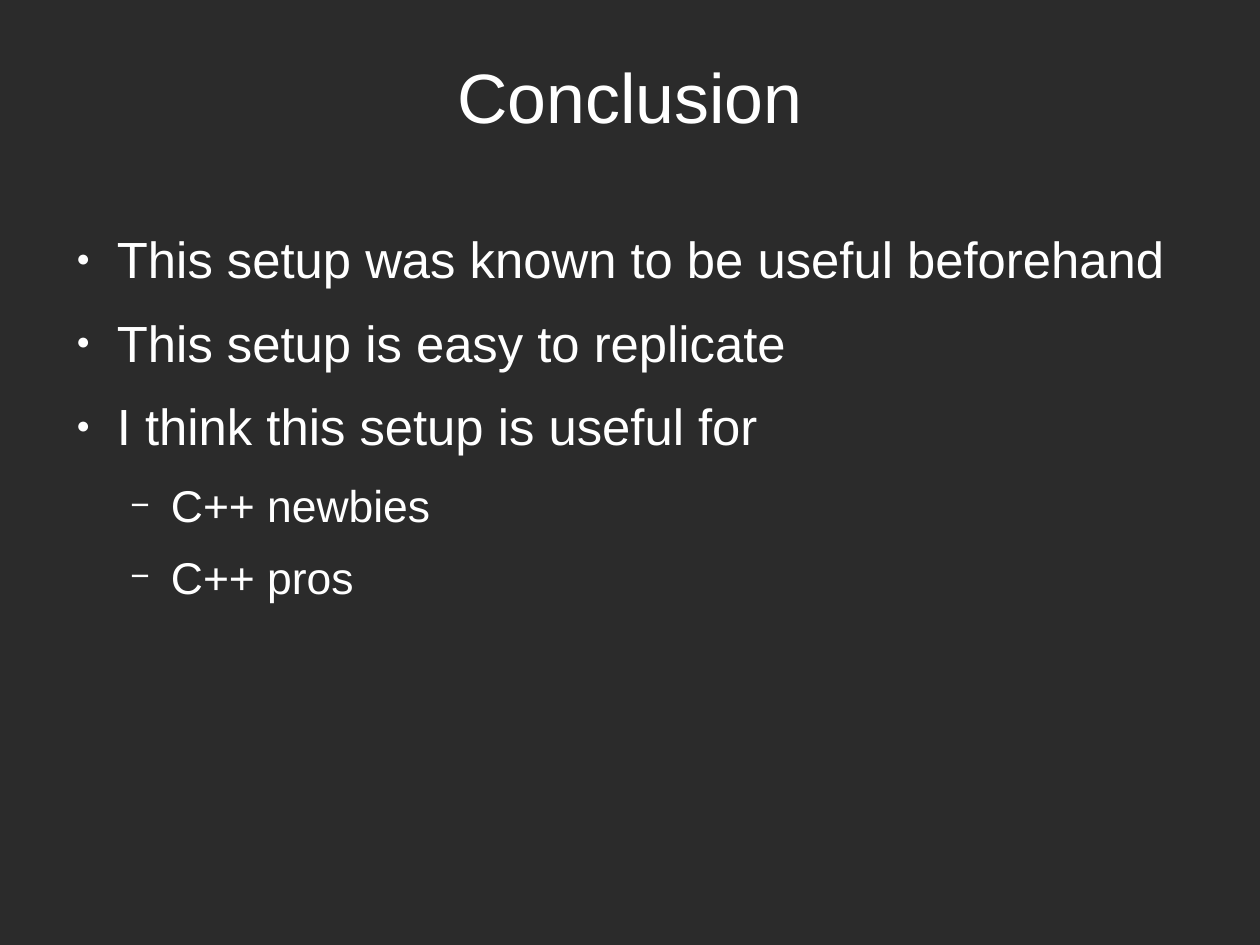
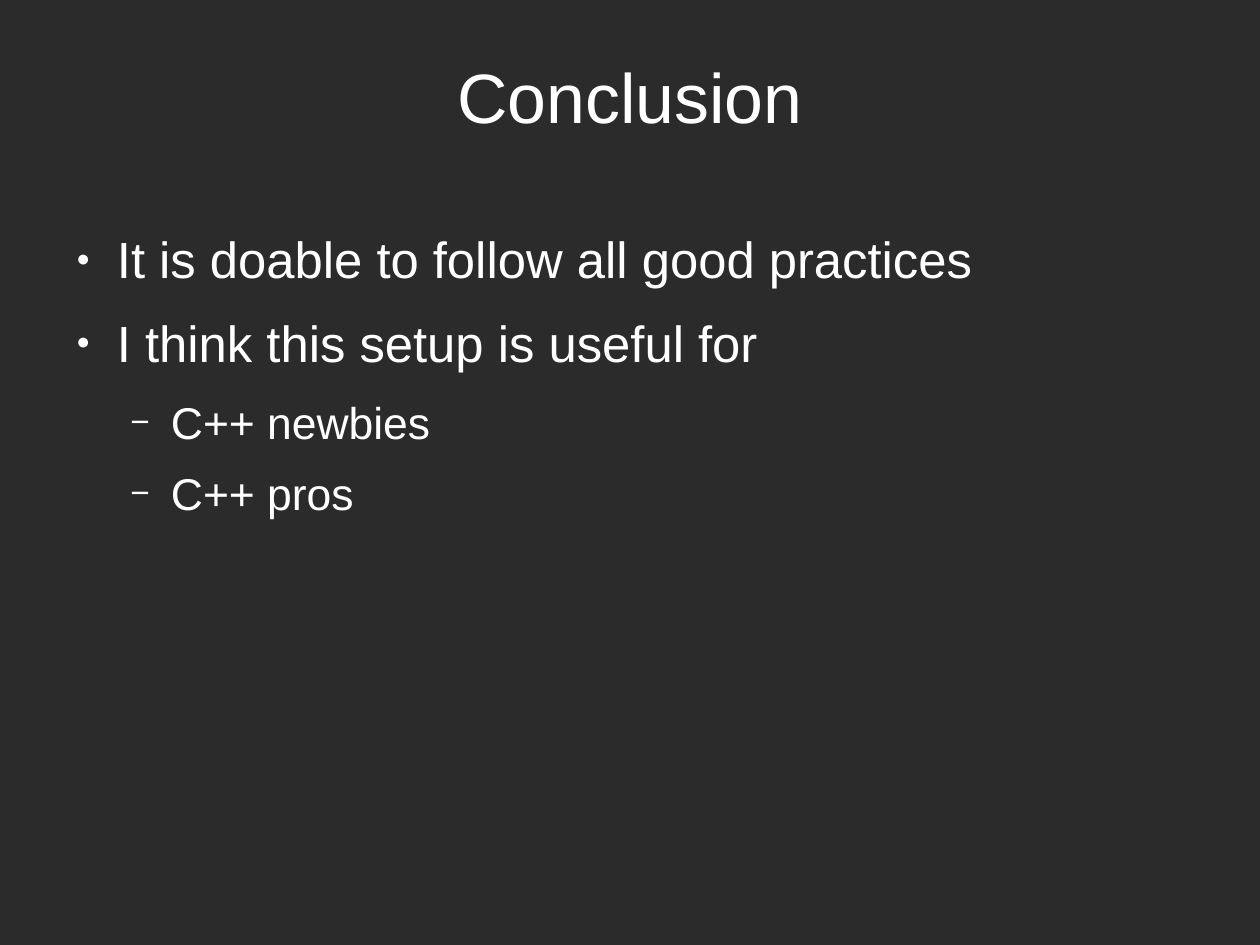
Before and after one commit to richelbilderbeek/PresentationsAboutR, a slide deck: slide 24 of ProfessionalRdevelopment/ProfessionalRDevelopment.odp (slide 20 before the commit). Drawn at 1260x945 pixels with LibreOffice and Linux fonts; fonts in the diff are those of the drawing; background and template pictures are left out; a plain dark background stands for a picture behind light text. Boxes give left, top, right and bottom in pixels: in the first picture for what was removed or moved away, otherwise in the second. Text is boxed around its words. In the diff, an @@ line names an element or a change of style, - is before the commit and + after.

```diff
--- a/ProfessionalRdevelopment/ProfessionalRDevelopment.odp
+++ b/ProfessionalRdevelopment/ProfessionalRDevelopment.odp
@@ text at [117,241,972,289]: text changed @@
-● This setup was known to be useful beforehand
-● This setup is easy to replicate
+● It is doable to follow all good practices
```
Also in this commit, not shown: 2 other slides changed, 9 slides added, 5 slides removed, 19 other files.
